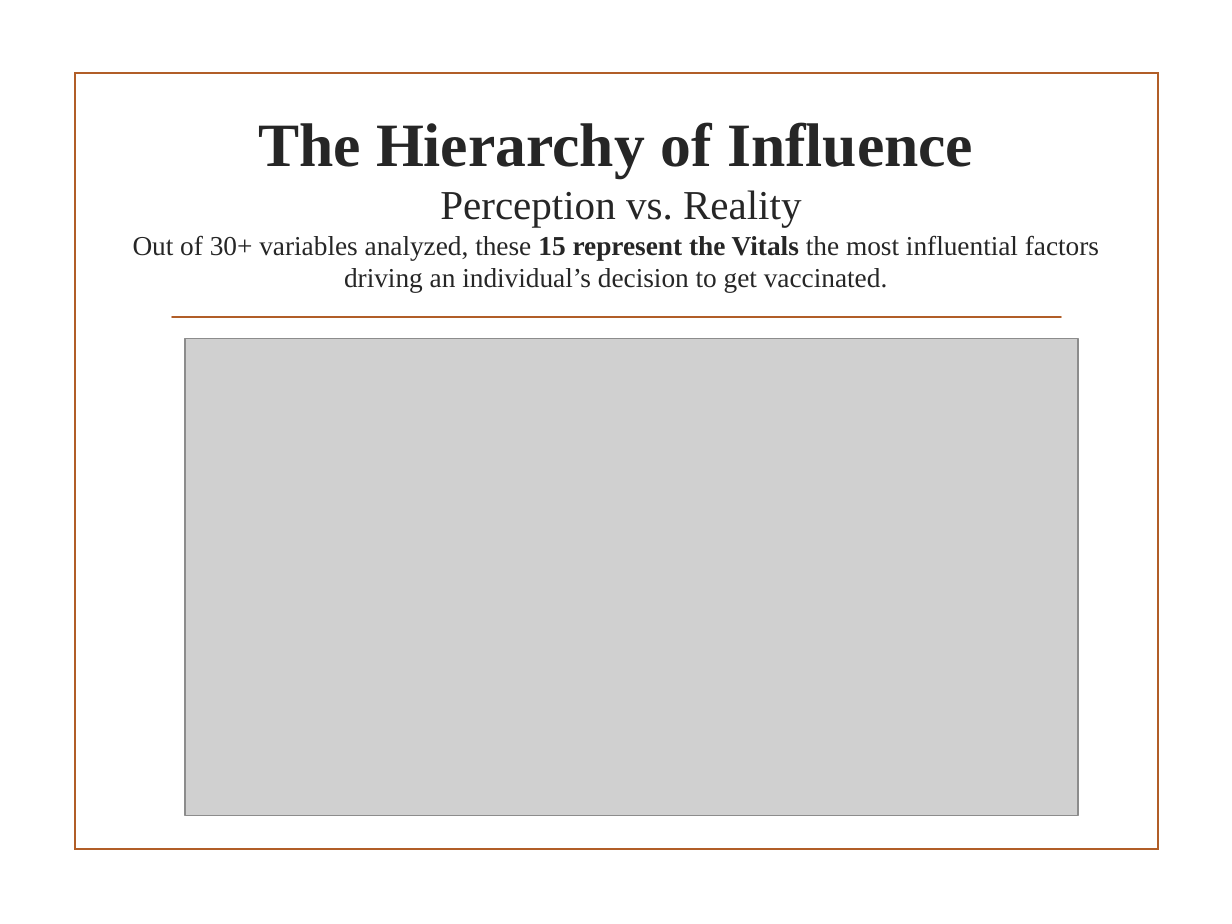
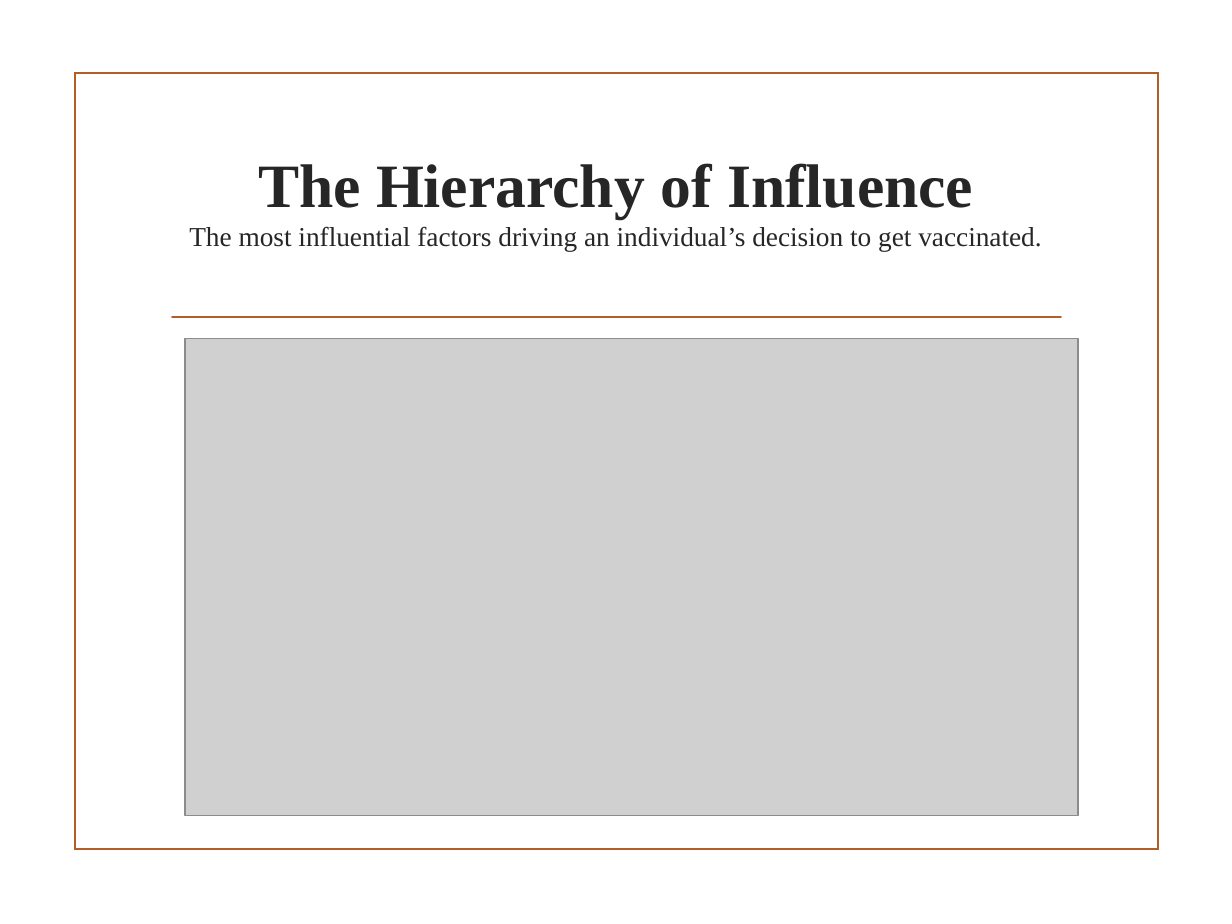
Before and after one commit to abelchol-ship-it/H1N1_2009_Vaccine_Predictive_Project_Abel_Aleu_Chol, a slide deck: slide 5 of PPTX_CSV_Files/H1N1_Vaccine_Predictive_Presentation_Abel_Aleu_Chol.pptx (slide 3 before the commit). Drawn at 1232x924 pixels with LibreOffice and Linux fonts; fonts in the diff are those of the drawing; grey boxes stand for pictures; background and template pictures are left out. Boxes give left, top, right and bottom in pixels: in the first picture for what was removed or moved away, otherwise in the second. Text is boxed around its words. In the diff, an @@ line names an element or a change of style, - is before the commit and + after.

```diff
--- a/PPTX_CSV_Files/H1N1_Vaccine_Predictive_Presentation_Abel_Aleu_Chol.pptx
+++ b/PPTX_CSV_Files/H1N1_Vaccine_Predictive_Presentation_Abel_Aleu_Chol.pptx
@@ title at <box>189,163,1041,252</box>: text changed @@
-The Hierarchy of Influence
-Perception vs. Reality
-Out of 30+ variables analyzed, these 15 represent the Vitals the most influential factors driving an individual’s decision to get vaccinated.
+The Hierarchy of Influence
+The most influential factors driving an individual’s decision to get vaccinated.
```
Also in this commit, not shown: 10 other slides changed, 2 slides added, 6 other files.
